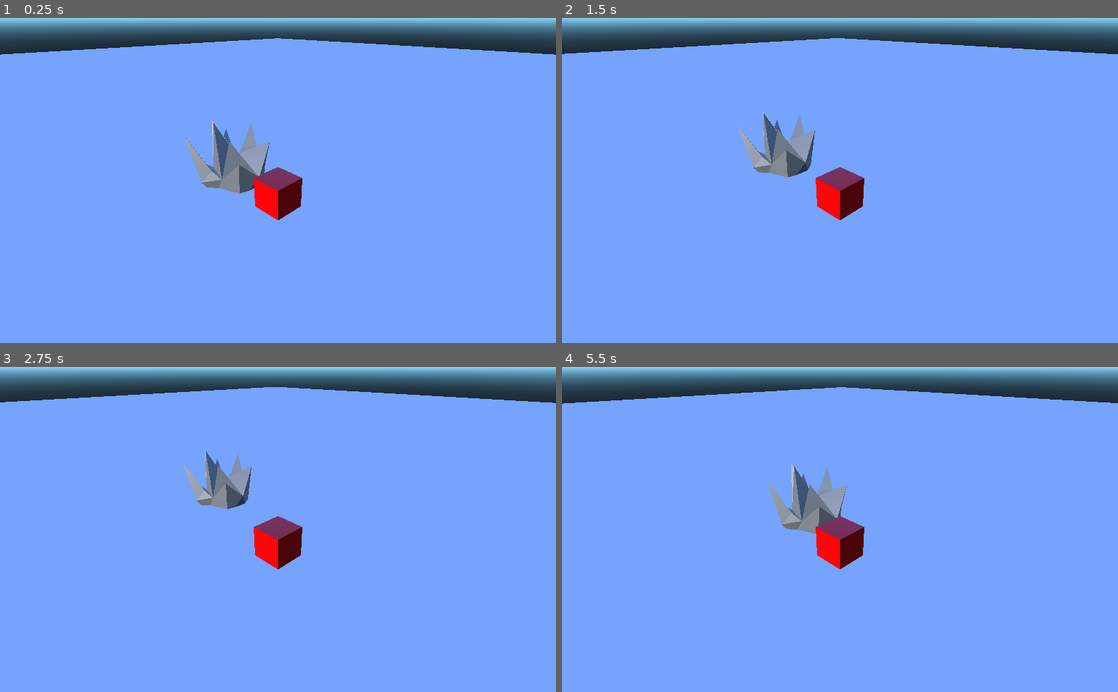
Above: before the commit, frames 1-4 (two rows, left to right).
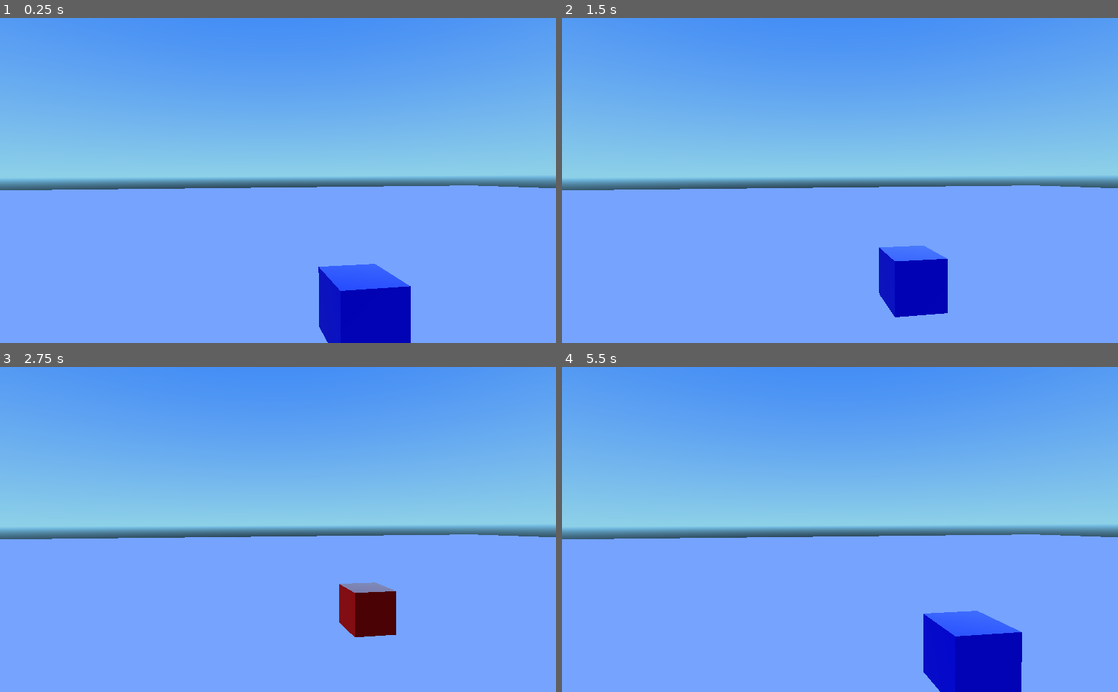
Above: after the commit, the same moments.

Repository: GameDrivenDesign/TurnSides
Game: Godot game, scene res://Game.tscn
Two runs of this game, one before a commit and one after it. Both use one fixed random seed, a clock stepped at 60 frames per second and the inputs below.
Inputs:
- Up to frame 1 (0.25 s): no input
- Up to frame 2 (1.5 s): tap Enter (ui_accept) at 0.5, 0.77 s; hold Right (ui_right) 0.53-1.28 s; hold Down (ui_down) from 1.28 s (still down)
- Up to frame 3 (2.75 s): tap Enter (ui_accept) at 1.52 s; release Down (ui_down) at 2.03 s; hold Right (ui_right) from 2.03 s (still down)
- Up to frame 4 (5.5 s): release Right (ui_right) at 2.78 s; hold Up (ui_up) 2.78-3.53 s; tap Enter (ui_accept) at 3.02, 3.77, 4.52 s; hold Left (ui_left) 3.53-5.03 s; hold Down (ui_down) from 5.03 s (still down)

The runs differ from the first frame. In frame 1, 37% of the frame differs, in the area x 0-100%, y 0-100%; in frame 2, 36%; in frame 3, 36%; in frame 4, 38%.
Error before the commit: Attempt to call function 'get_surface_material' in base 'null instance' on a null instance. (res://Player.gd:51)

Commit message:
add material to player

Diff:
--- a/FireElemental.tscn
+++ b/FireElemental.tscn
@@ -7,7 +7,7 @@
 
 extents = Vector3( 1, 1, 1 )
 
-[node name="FireElemental" type="KinematicBody" index="0"]
+[node name="FireElemental" type="KinematicBody"]
 
 input_ray_pickable = true
 input_capture_on_drag = false
--- a/Game.tscn
+++ b/Game.tscn
@@ -1,21 +1,13 @@
-[gd_scene load_steps=4 format=2]
+[gd_scene load_steps=3 format=2]
 
-[ext_resource path="res://Game.gd" type="Script" id=1]
-[ext_resource path="res://Player.tscn" type="PackedScene" id=2]
-[ext_resource path="res://Ground.tscn" type="PackedScene" id=3]
+[ext_resource path="res://Player.tscn" type="PackedScene" id=1]
+[ext_resource path="res://Ground.tscn" type="PackedScene" id=2]
 
-[node name="Game" type="Spatial" index="0"]
+[node name="Game" type="Spatial"]
 
-script = ExtResource( 1 )
+[node name="Camera" type="Camera" parent="." index="0"]
 
-[node name="Player" parent="." index="0" instance=ExtResource( 2 )]
-
-transform = Transform( 1, 0, 0, 0, 1, 0, 0, 0, 1, 0, 0.5, 0 )
-_sections_unfolded = [ "Transform" ]
-
-[node name="Camera" type="Camera" parent="Player" index="2"]
-
-transform = Transform( 0.707107, -0.353553, 0.612372, 0, 0.866025, 0.5, -0.707107, -0.353553, 0.612372, 5, 4.5, 5 )
+transform = Transform( -0.140627, 0.0109742, -0.990002, -0.00523899, 0.999916, 0.0118283, 0.990049, 0.00684999, -0.140558, -5.69553, 2.59806, -0.660083 )
 keep_aspect = 1
 cull_mask = 1048575
 environment = null
@@ -30,12 +22,16 @@
 far = 100.0
 _sections_unfolded = [ "Transform" ]
 
-[node name="Ground" parent="." index="1" instance=ExtResource( 3 )]
+[node name="Player" parent="." index="1" instance=ExtResource( 1 )]
 
-transform = Transform( 1, 0, 0, 0, 1, 0, 0, 0, 1, -0.099594, 0.00496459, 0.03301 )
+transform = Transform( 1, 0, 0, 0, 1, 0, 0, 0, 1, -1.69044, 0.5, 1.15732 )
+
+[node name="Ground" parent="." index="2" instance=ExtResource( 2 )]
+
+transform = Transform( 1, 0, 0, 0, 1, 0, 0, 0, 1, 0.00439453, -0.00378418, -0.0065918 )
 _sections_unfolded = [ "Transform" ]
 
-[node name="DirectionalLight" type="DirectionalLight" parent="." index="2"]
+[node name="DirectionalLight" type="DirectionalLight" parent="." index="3"]
 
 transform = Transform( 1, 0, 0, 0, 1, 0, 0, 0, 1, 70, 20, 20 )
 layers = 1
@@ -62,7 +58,3 @@
 directional_shadow_depth_range = 0
 directional_shadow_max_distance = 200.0
 _sections_unfolded = [ "Light", "Transform" ]
-
-[node name="FireSpawn" type="Position3D" parent="." index="3"]
-
-transform = Transform( 1, 0, 0, 0, 1, 0, 0, 0, 1, -2.34882, 0, -0.265625 )
--- a/Player.tscn
+++ b/Player.tscn
@@ -32,7 +32,7 @@
 params_billboard_mode = 0
 params_grow = false
 params_use_alpha_scissor = false
-albedo_color = Color( 1, 0, 0, 1 )
+albedo_color = Color( 1, 1, 1, 1 )
 metallic = 0.0
 metallic_specular = 0.5
 metallic_texture_channel = 0
@@ -59,7 +59,6 @@
 uv2_triplanar_sharpness = 1.0
 proximity_fade_enable = false
 distance_fade_enable = false
-_sections_unfolded = [ "Albedo" ]
 
 [sub_resource type="BoxShape" id=2]
 
@@ -80,7 +79,7 @@
 collision/safe_margin = 0.001
 script = ExtResource( 1 )
 
-[node name="MeshInstance" type="MeshInstance" parent="." index="0"]
+[node name="Mesh" type="MeshInstance" parent="." index="0"]
 
 layers = 1
 material_override = null
--- a/WaterElemental.tscn
+++ b/WaterElemental.tscn
@@ -7,7 +7,7 @@
 
 extents = Vector3( 1, 1, 1 )
 
-[node name="WaterElemental" type="KinematicBody" index="0"]
+[node name="WaterElemental" type="KinematicBody"]
 
 input_ray_pickable = true
 input_capture_on_drag = false
@@ -28,6 +28,6 @@
 shape = SubResource( 1 )
 disabled = false
 
-[node name="Mesh" parent="." index="1" instance=ExtResource( 2 )]
+[node name="Mesh" type="Spatial" parent="." index="1" instance=ExtResource( 2 )]
 
 _sections_unfolded = [ "Transform" ]
